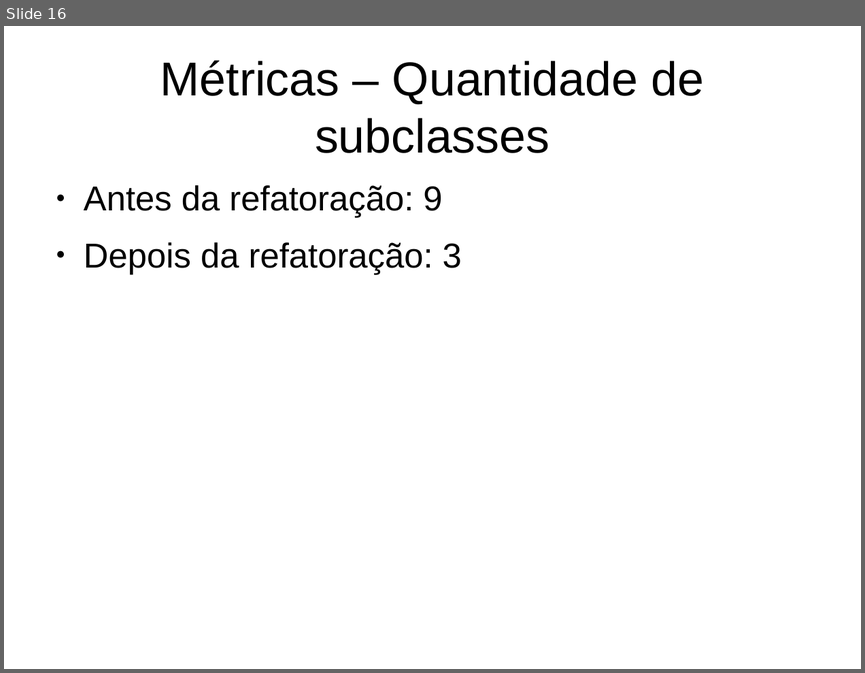
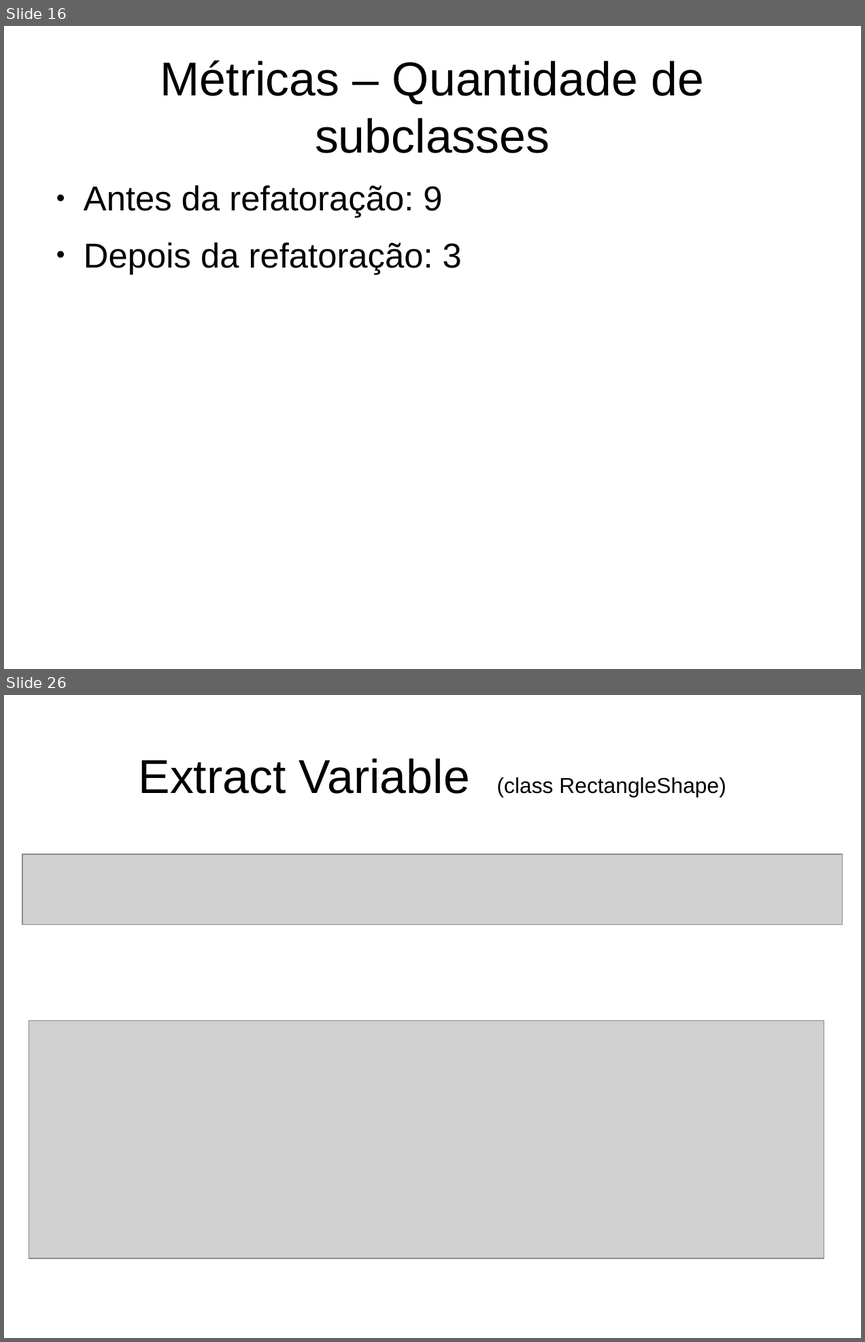
Before and after one commit to gusmaoFelipe/imageMap, a slide deck: apresentacaoFinal/apresentacao2.odp. Shown one above the other, each under a label of ours: slide 16 before the commit, slides 16 and 26 after it; the slides between them are not shown. The pictures are 865x673 and 865x1342 pixels, drawn with LibreOffice and Linux fonts; fonts in the diff are those of the drawing; grey boxes stand for pictures. Boxes give left, top, right and bottom in pixels: in the first picture for what was removed or moved away, otherwise in the second. Text is boxed around its words. In the diff, an @@ line names an element or a change of style, - is before the commit and + after.

```diff
--- a/apresentacaoFinal/apresentacao2.odp
+++ b/apresentacaoFinal/apresentacao2.odp
@@ slide 26 added at (x1=4, y1=695, x2=861, y2=1338), background #FFFFFF @@
@@ title added at (x1=138, y1=758, x2=726, y2=797), 20 pt, text #000000 @@
+Extract Variable (class RectangleShape)
@@ picture added at (x1=22, y1=854, x2=843, y2=924) @@
@@ picture added at (x1=29, y1=1021, x2=824, y2=1259) @@
```
Also in this commit, not shown: 1 slide changed, 9 other slides added, 11 other files.
